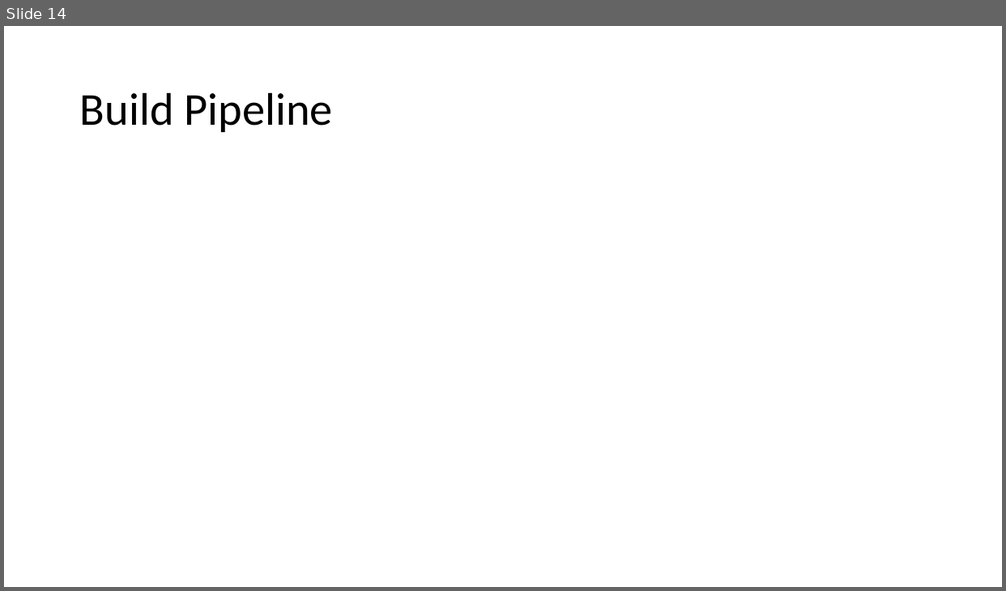
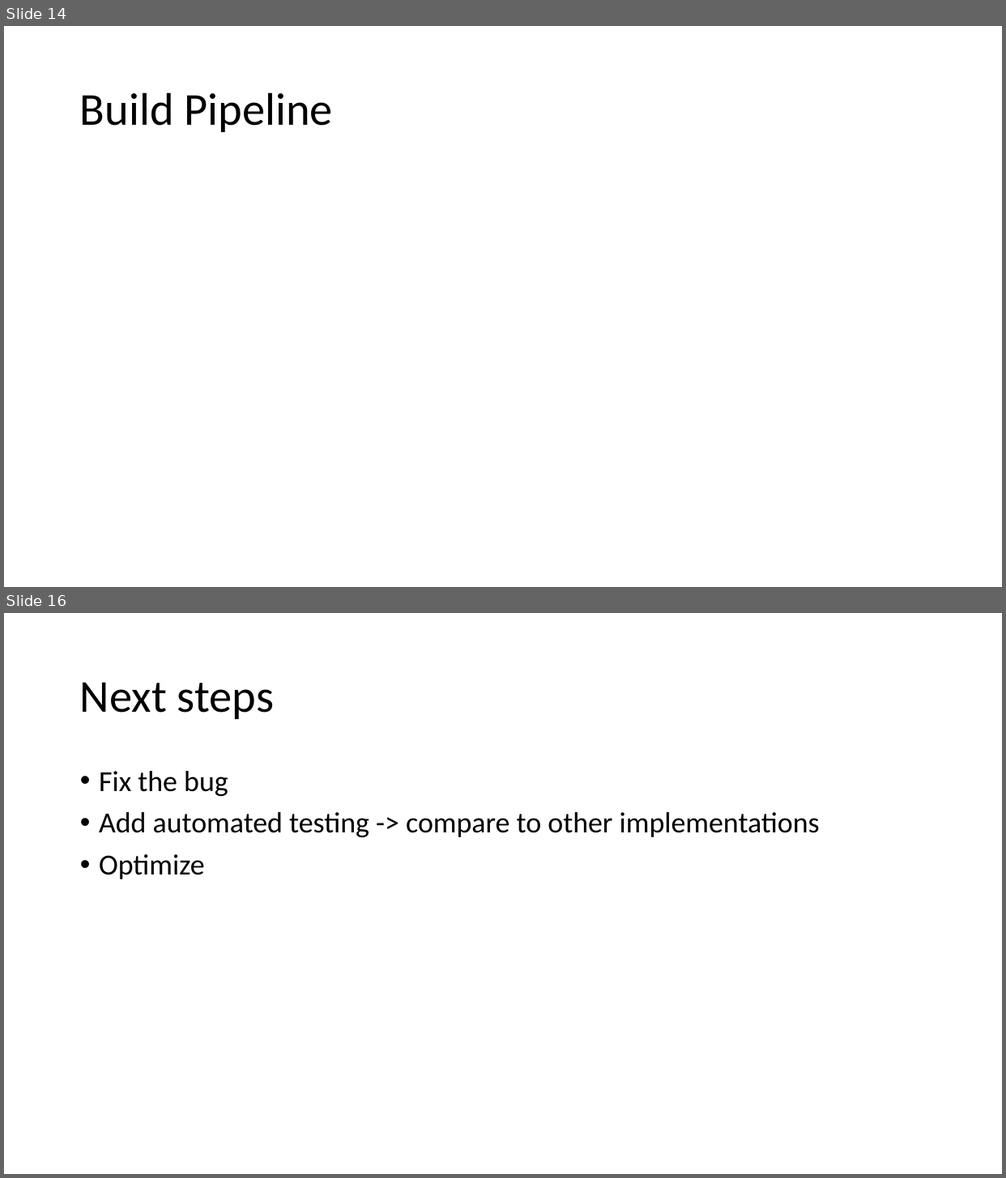
Before and after one commit to iar1000/voronoiagram, a slide deck: presentation.pptx. Shown one above the other, each under a label of ours: slide 14 before the commit, slides 14 and 16 after it; the slides between them are not shown. The pictures are 1006x591 and 1006x1178 pixels, drawn with LibreOffice and Linux fonts; fonts in the diff are those of the drawing. Boxes give left, top, right and bottom in pixels: in the first picture for what was removed or moved away, otherwise in the second. Text is boxed around its words. In the diff, an @@ line names an element or a change of style, - is before the commit and + after.

```diff
--- a/presentation.pptx
+++ b/presentation.pptx
@@ slide 16 added at <box>4,613,1002,1174</box>, background #FFFFFF @@
@@ title added at <box>80,682,274,719</box>, 44 pt, text #000000 @@
+Next steps
@@ text added at <box>99,771,820,879</box>, 28 pt, text #000000 @@
+• Fix the bug
+• Add automated testing -> compare to other implementations
+• Optimize
```
Also in this commit, not shown: 1 slide changed, 1 other slide added.
